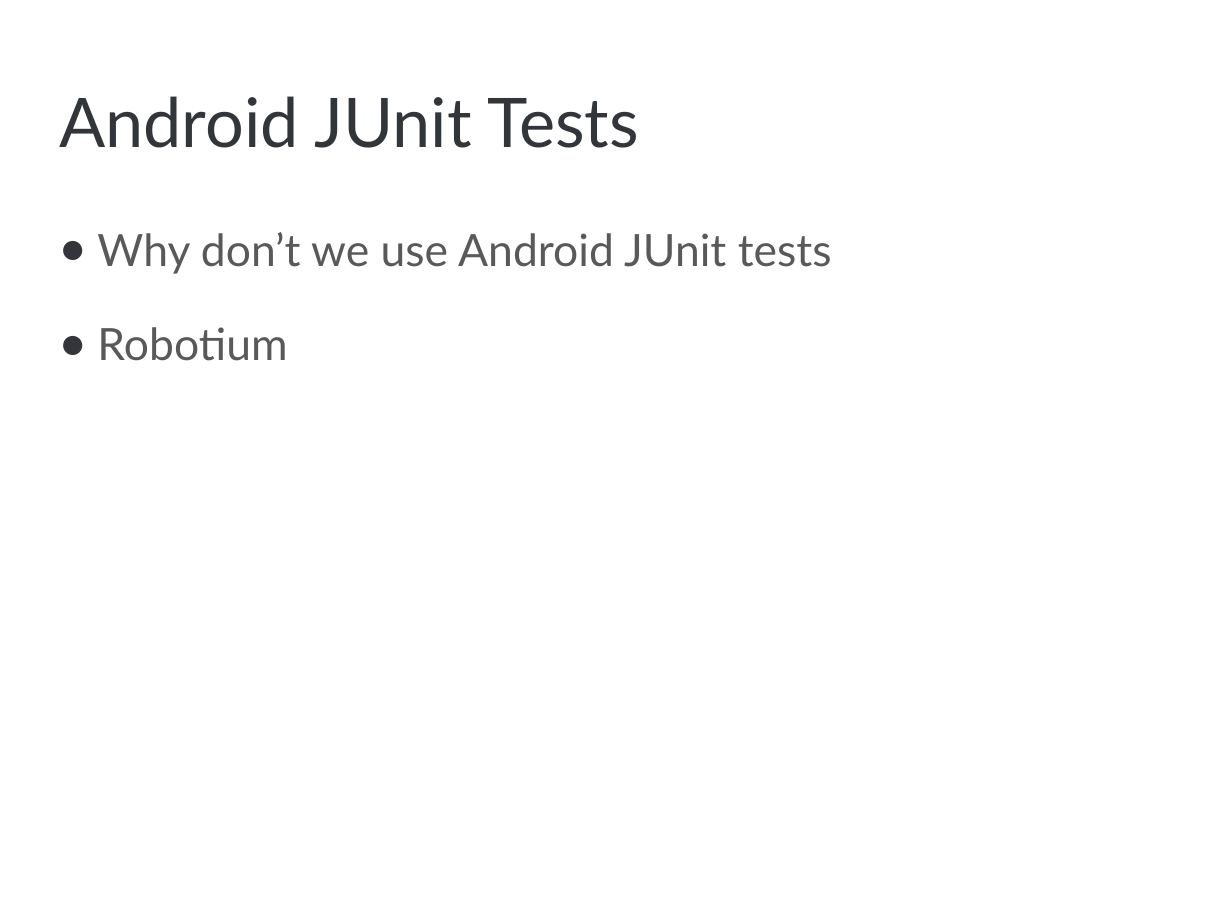
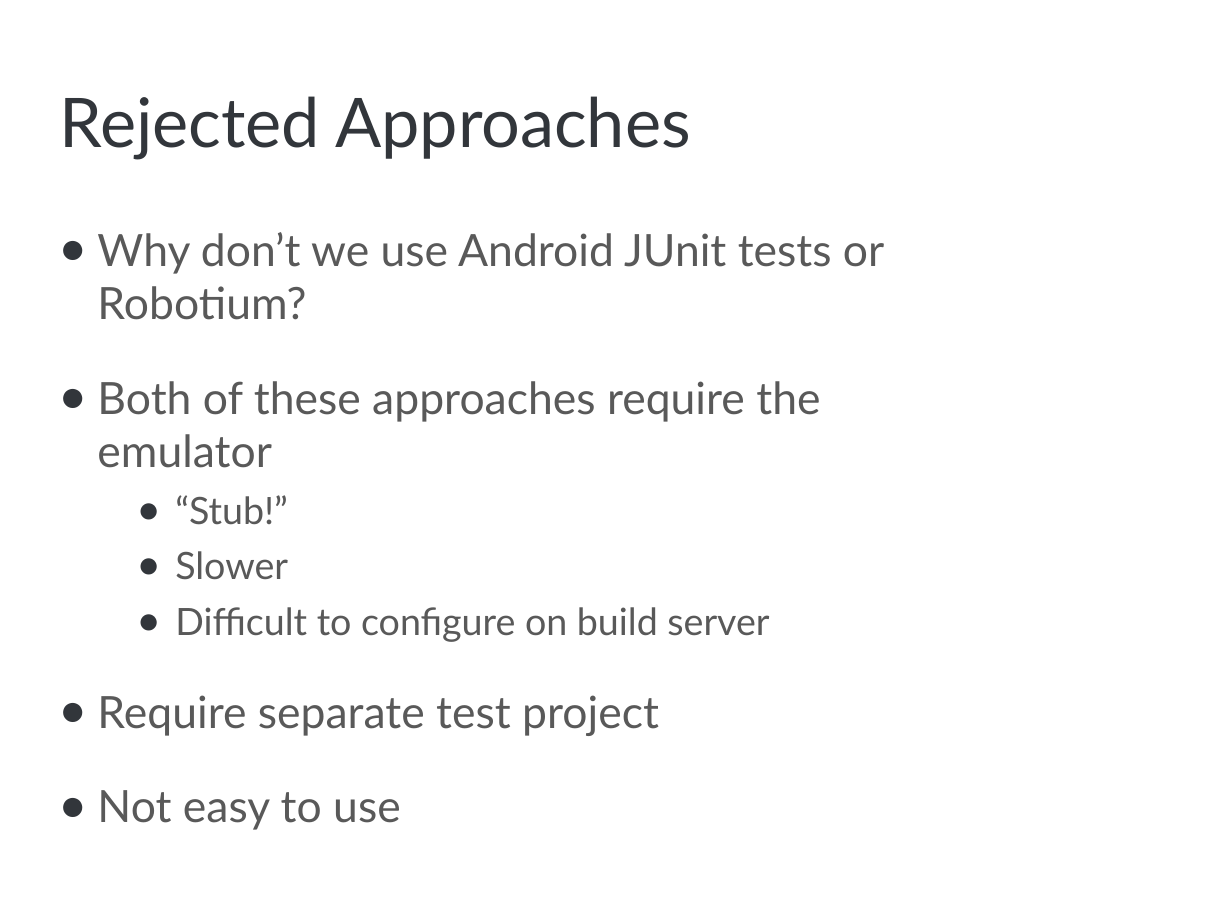
Before and after one commit to brycep/thomas, a slide deck: slide 3 of thomas-android/src/main/presentations/Unit Testing.pptx. Drawn at 1232x924 pixels with LibreOffice and Linux fonts; fonts in the diff are those of the drawing; background and template pictures are left out. Boxes give left, top, right and bottom in pixels: in the first picture for what was removed or moved away, otherwise in the second. Text is boxed around its words. In the diff, an @@ line names an element or a change of style, - is before the commit and + after.

Commit message:
Updating the presentation

```diff
--- a/thomas-android/src/main/presentations/Unit Testing.pptx
+++ b/thomas-android/src/main/presentations/Unit Testing.pptx
@@ title at [59,96,691,160]: text changed @@
-Android JUnit Tests
+Rejected Approaches
@@ text at [97,232,884,830]: text changed @@
-● Why don’t we use Android JUnit tests
-● Robotium
+● Why don’t we use Android JUnit tests or Robotium?
+● Both of these approaches require the emulator
+    ● “Stub!”
+    ● Slower
+    ● Difficult to configure on build server
+● Require separate test project
+● Not easy to use
```
Also in this commit, not shown: 2 other slides changed, 1 slide added, 2 other files.
